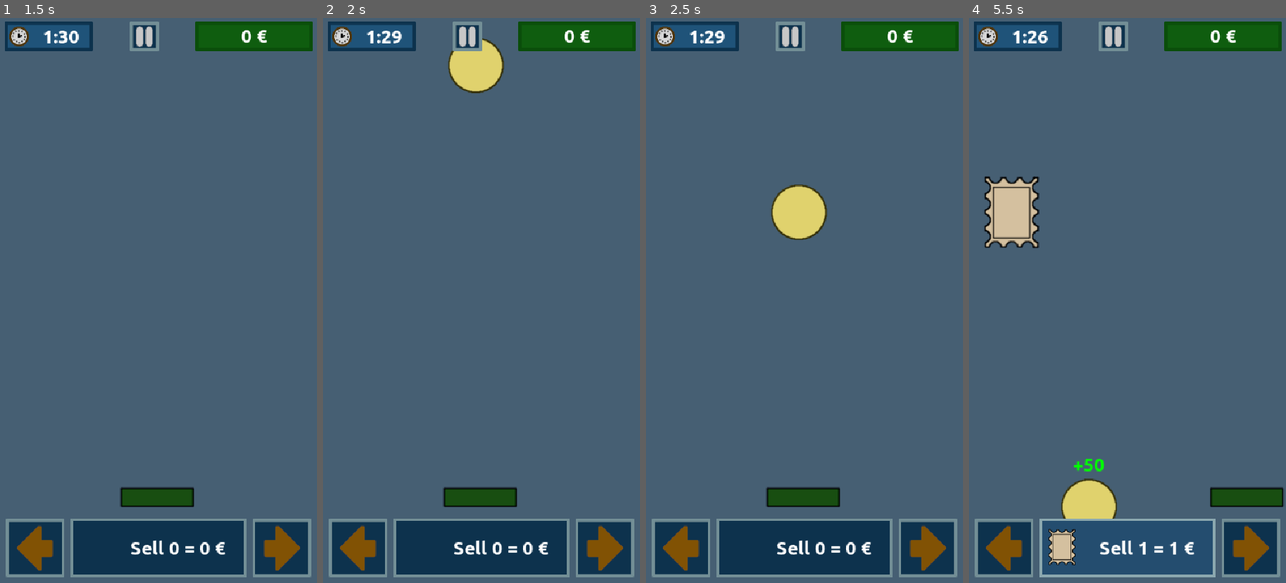
Above: before the commit, frames 1-4 (left to right).
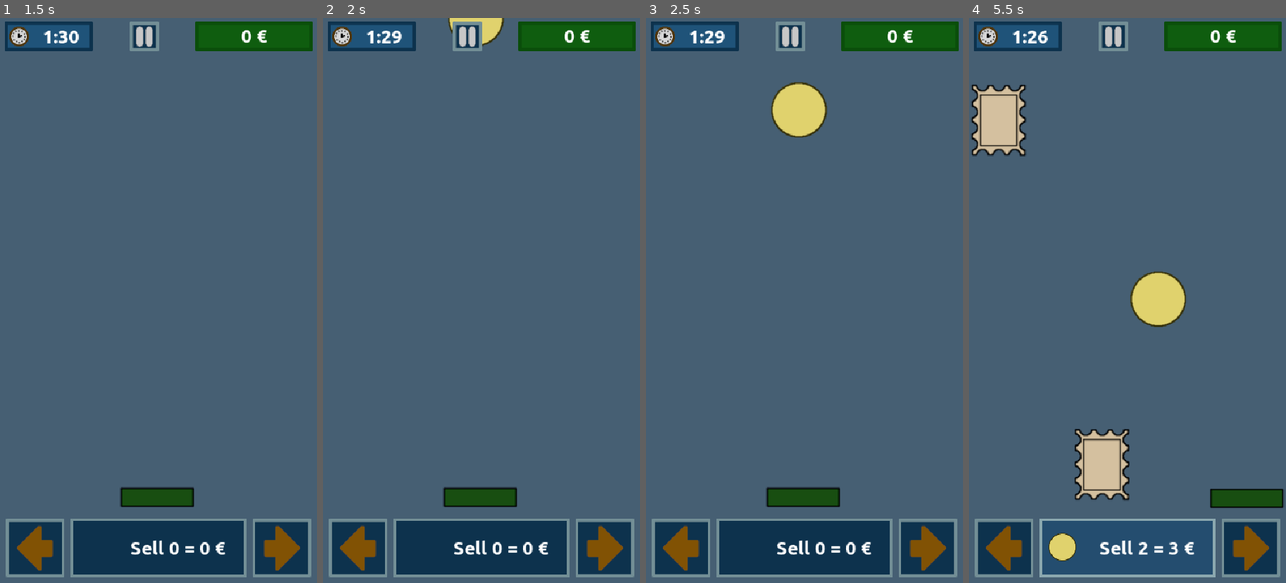
Above: after the commit, the same moments.

Repository: moisesjbc/la-kolektanto
Game: Godot game, scene res://menus/main_menu/main_menu.tscn
Same seed, same stepped clock (60 frames per second), same inputs: the game is played once before the commit and once after it.
Inputs (mouse positions are in pixels of both pictures, inside the frame that each line leads up to):
- Up to frame 1 (1.5 s): click "Play" at 0.5 s; click (34, 549) at 1.25 s
- Up to frame 2 (2 s): no input
- Up to frame 3 (2.5 s): click "Sell 0 = 0 €" at 2 s
- Up to frame 4 (5.5 s): tap Enter at 2.75 s; hold Right (ui_right) 2.78-3.53 s; tap R every 0.75 s from 2.85 to 5.1 s; hold Left (ui_left) 3.53-4.28 s; hold Right (ui_right) from 4.28 s (still down)

Frame 1 is identical in both runs. In frame 2, 1.5% of the frame differs, in the area x 39-58%, y 0-14%; in frame 3, 2.8%; in frame 4, 8.5%, in the area x 0-100%, y 11-97%.

Commit message:
Add incremental difficulty

Diff:
--- a/src/gameplay/collectibles_respawn/collectibles_respawn.gd
+++ b/src/gameplay/collectibles_respawn/collectibles_respawn.gd
@@ -4,9 +4,10 @@
 @export var extra_money_probability = 0.2
 @export var extra_money = 50
 @onready var position_range: int = $right_pos.global_position.x - $left_pos.global_position.x
+var collectibles_min_speed = 300
+var collectibles_max_speed = 330
 
-
-func _on_timer_timeout() -> void:
+func _on_respawn_timer_timeout() -> void:
 	respawn_collectible()
 
 func respawn_collectible():
@@ -18,7 +19,16 @@
 		global_position.y
 	)
 
+	collectible.SPEED = (randi() % (collectibles_max_speed - collectibles_min_speed)) + collectibles_min_speed
+
 	if randf() <= extra_money_probability:
 		collectible.set_extra_money(extra_money)
 
 	$collectibles.add_child(collectible)
+
+func _on_difficulty_timer_timeout() -> void:
+	increment_difficulty()
+
+func increment_difficulty() -> void:
+	collectibles_min_speed += 30
+	collectibles_max_speed += 30
--- a/src/gameplay/collectibles_respawn/collectibles_respawn.tscn
+++ b/src/gameplay/collectibles_respawn/collectibles_respawn.tscn
@@ -11,9 +11,14 @@
 [node name="right_pos" type="Marker2D" parent="."]
 position = Vector2(488, 0)
 
-[node name="timer" type="Timer" parent="."]
+[node name="respawn_timer" type="Timer" parent="."]
+autostart = true
+
+[node name="difficulty_timer" type="Timer" parent="."]
+wait_time = 10.0
 autostart = true
 
 [node name="collectibles" type="Node2D" parent="."]
 
-[connection signal="timeout" from="timer" to="." method="_on_timer_timeout"]
+[connection signal="timeout" from="respawn_timer" to="." method="_on_respawn_timer_timeout"]
+[connection signal="timeout" from="difficulty_timer" to="." method="_on_difficulty_timer_timeout"]
